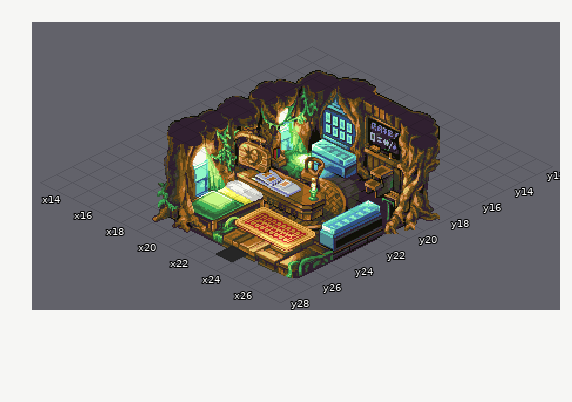
Level history. Tiled map: Final_Fantasy_Mystery_World/Game/assets/maps/Home.tmx. Above, as it was before the edit.
Cells are 32x16 px. Isometric: x runs down to the right, y down to the left. Shown: x 13..27, y 12..28.
The same view after the edit:
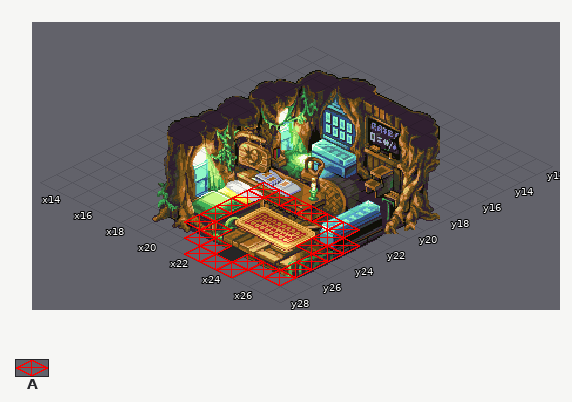
Key: from "Home": A 0.
_ is an empty cell.
Tiles of an added or newly shown layer are drawn over the layers below it.
Change:
{"where": "layer \"colliders\" (now shown)"}
{"y":22,"x":20,"old":"______","new":"AAAAAA"}
{"y":23,"x":20,"old":"_","new":"A"}
{"y":23,"x":25,"old":"__","new":"AA"}
{"y":24,"x":20,"old":"_","new":"A"}
{"y":24,"x":25,"old":"__","new":"AA"}
{"y":25,"x":20,"old":"_","new":"A"}
{"y":25,"x":26,"old":"_","new":"A"}
{"y":26,"x":20,"old":"__","new":"AA"}
{"y":26,"x":26,"old":"_","new":"A"}
{"y":27,"x":21,"old":"__","new":"AA"}
{"y":27,"x":24,"old":"___","new":"AAA"}
{"y":28,"x":22,"old":"___","new":"AAA"}
